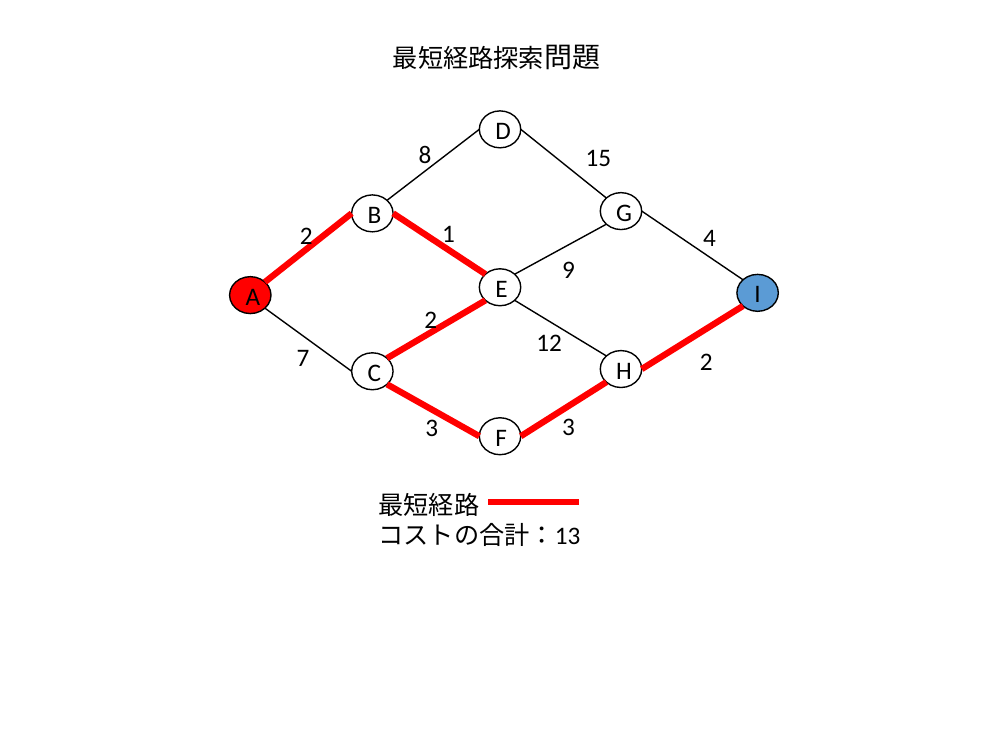
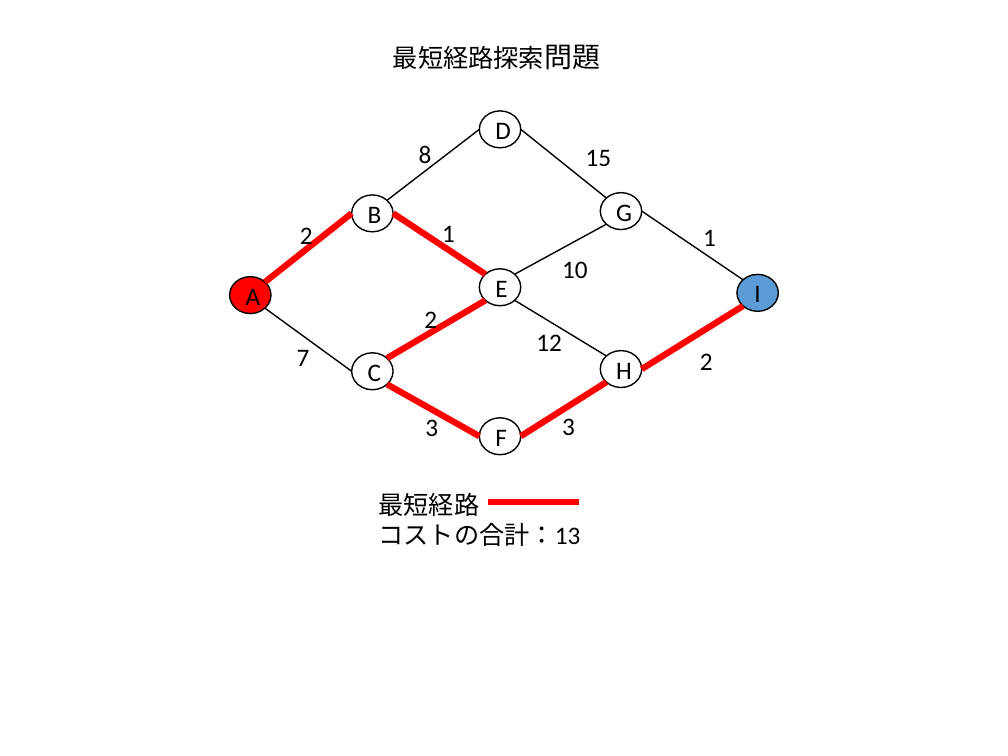
Before and after one commit to kaityo256/python_zero, a slide deck: slide 4 of dp/fig/fig.pptx (slide 3 before the commit). Drawn at 1008x756 pixels with LibreOffice and Linux fonts; fonts in the diff are those of the drawing. Boxes give left, top, right and bottom in pixels: in the first picture for what was removed or moved away, otherwise in the second. Text is boxed around its words. In the diff, an @@ line names an element or a change of style, - is before the commit and + after.

```diff
--- a/dp/fig/fig.pptx
+++ b/dp/fig/fig.pptx
@@ text at (703,229,716,246): text changed @@
-4
+1
@@ text at (562,261,588,278): text changed @@
-9
+10
```
Also in this commit, not shown: 1 other slide changed, 3 slides added, 5 other files.
